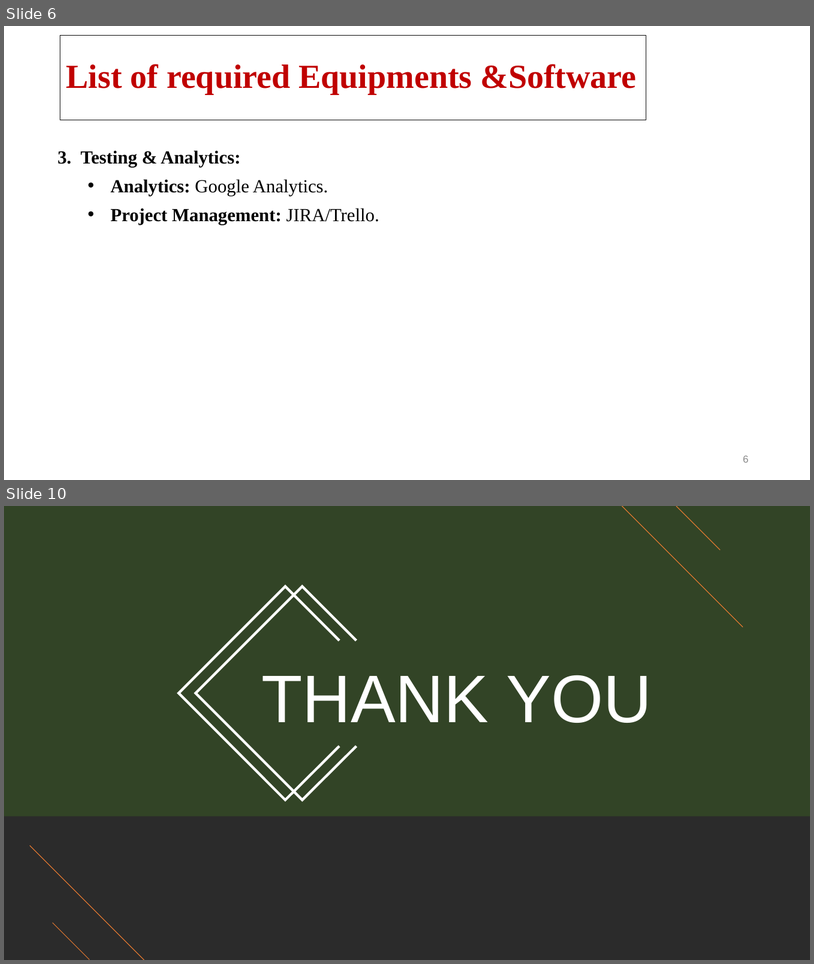
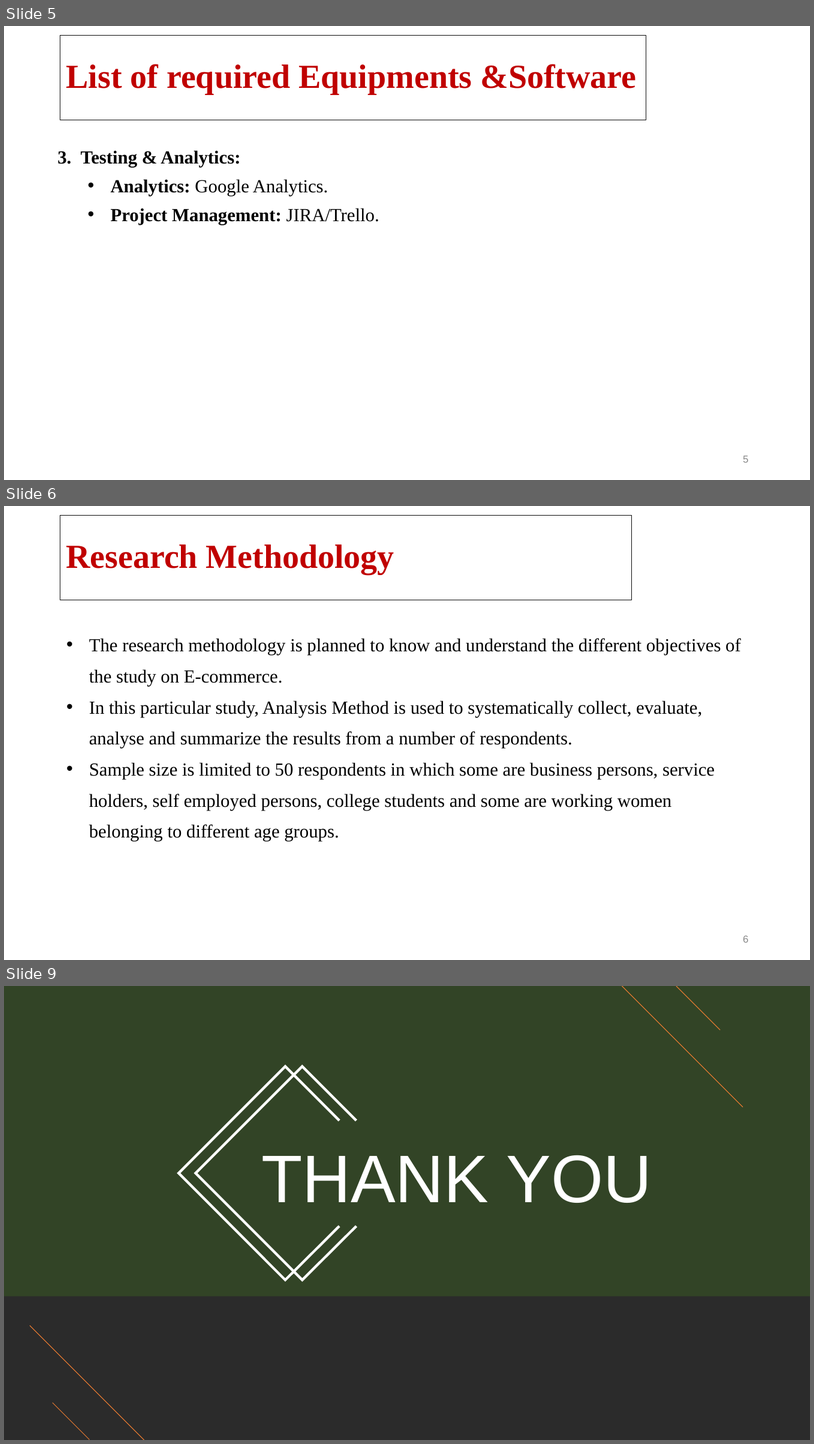
Before and after one commit to DhruvJDev/made-setup, a slide deck: ppt/Phase 2.pptx. Shown one above the other, each under a label of ours: slides 6 and 10 before the commit, slides 5, 6 and 9 after it; the slides between them are not shown. The pictures are 814x964 and 814x1444 pixels, drawn with LibreOffice and Linux fonts; fonts in the diff are those of the drawing; background and template pictures are left out; a plain dark background stands for a picture behind light text. Boxes give left, top, right and bottom in pixels: in the first picture for what was removed or moved away, otherwise in the second. Text is boxed around its words. In the diff, an @@ line names an element or a change of style, - is before the commit and + after.

```diff
--- a/ppt/Phase 2.pptx
+++ b/ppt/Phase 2.pptx
@@ slide 6 added at [4, 506, 810, 960], background picture (left out) @@
@@ title added at [60, 515, 633, 600], outline #0C0C0C 0.75 pt, 40 pt, text #C00000, bold @@
+Research Methodology
@@ text added at [89, 638, 741, 841], 22 pt, text #000000 @@
+• The research methodology is planned to know and understand the different objectives of the study on E-commerce.
+• In this particular study, Analysis Method is used to systematically collect, evaluate, analyse and summarize the results from a number of respondents.
+• Sample size is limited to 50 respondents in which some are business persons, service holders, self employed persons, college students and some are working women belonging to different age groups.
@@ page number added at [743, 935, 749, 942], 12 pt, text #888888 @@
+6
@@ what was slide 6 is now slide 5 @@
@@ what was slide 10 is now slide 9 @@
```
Also in this commit, not shown: 1 slide changed, 2 other slides added, 4 slides removed, 2 other files.
